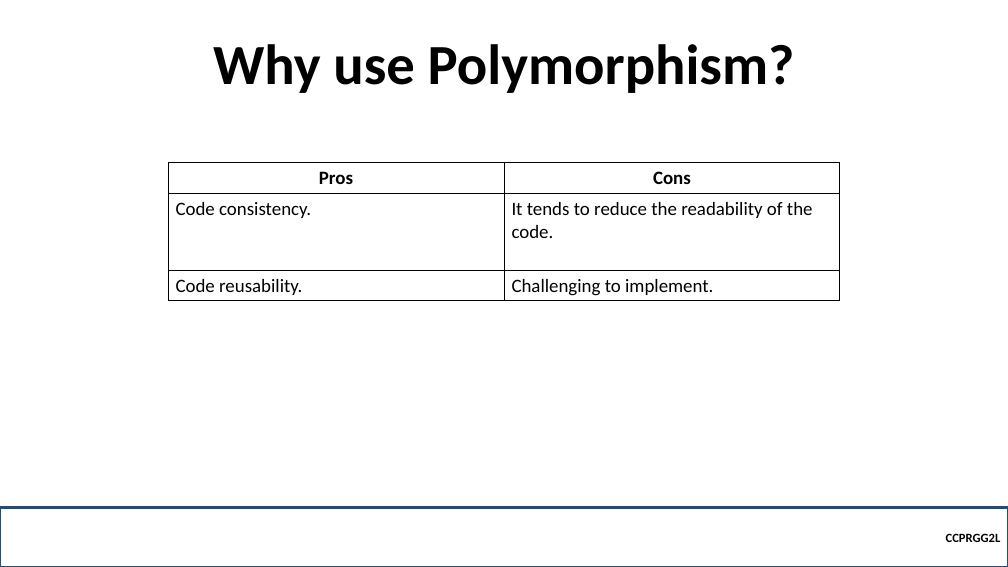
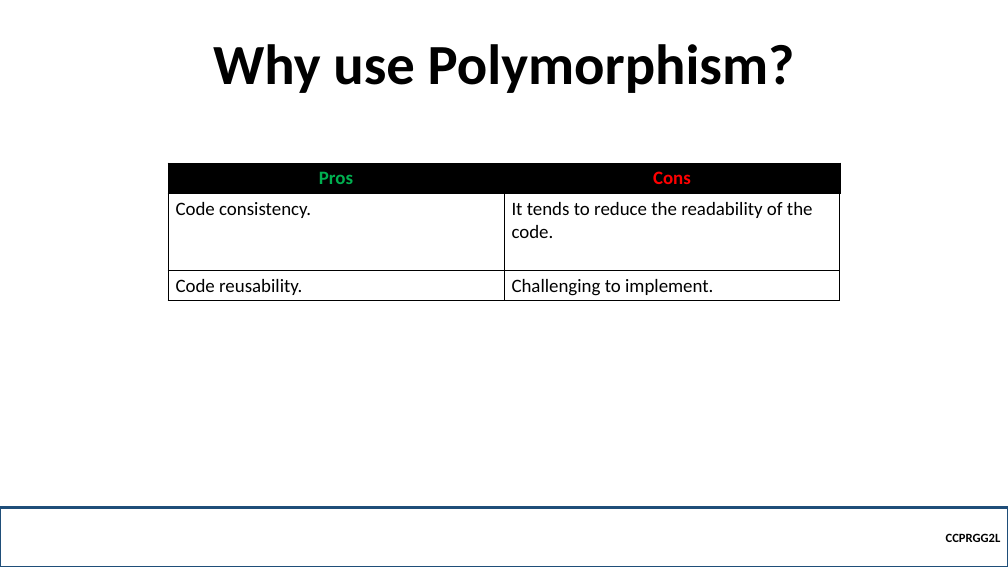
Before and after one commit to robitussin/CCOBJPGL, a slide deck: slide 9 of 4 - Polymorphism/Polymorphism (old).pptx. Drawn at 1008x567 pixels with LibreOffice and Linux fonts; fonts in the diff are those of the drawing; background and template pictures are left out. Boxes give left, top, right and bottom in pixels: in the first picture for what was removed or moved away, otherwise in the second. Text is boxed around its words. In the diff, an @@ line names an element or a change of style, - is before the commit and + after.

Commit message:
Added pros and cons in polymorphism

```diff
--- a/4 - Polymorphism/Polymorphism (old).pptx
+++ b/4 - Polymorphism/Polymorphism (old).pptx
@@ table at [168, 163, 839, 300] @@
@@ text colour #000000 to #00B050 in "Pros" @@
@@ text colour #000000 to #FF0000 in "Cons" @@
@@ borders changed @@
```
